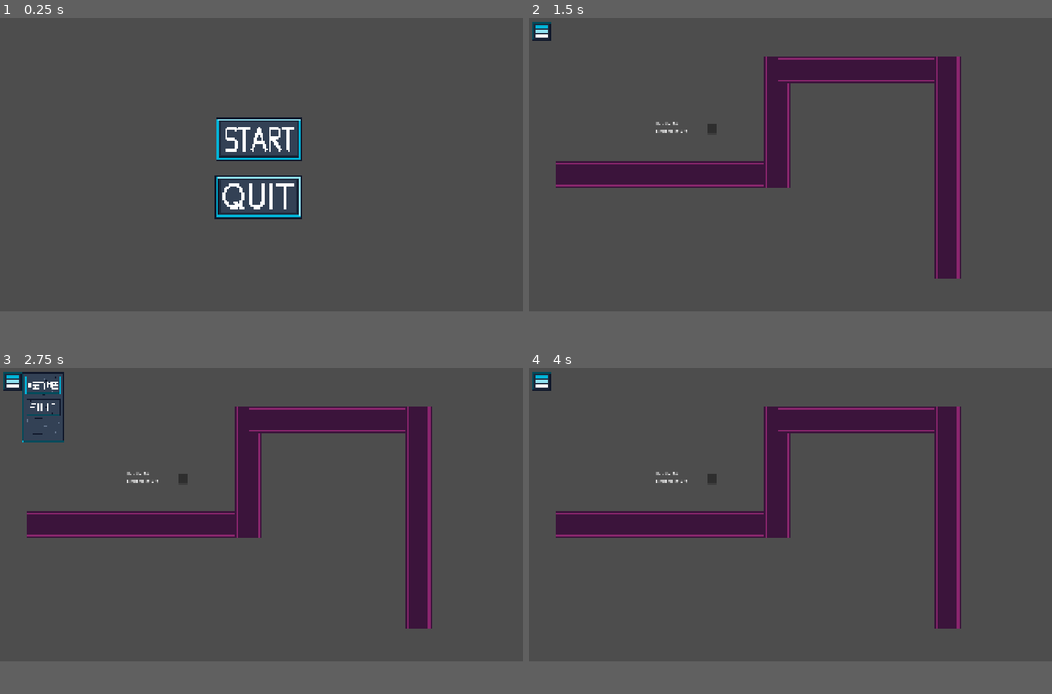
Above: before the commit, frames 1-4 (two rows, left to right).
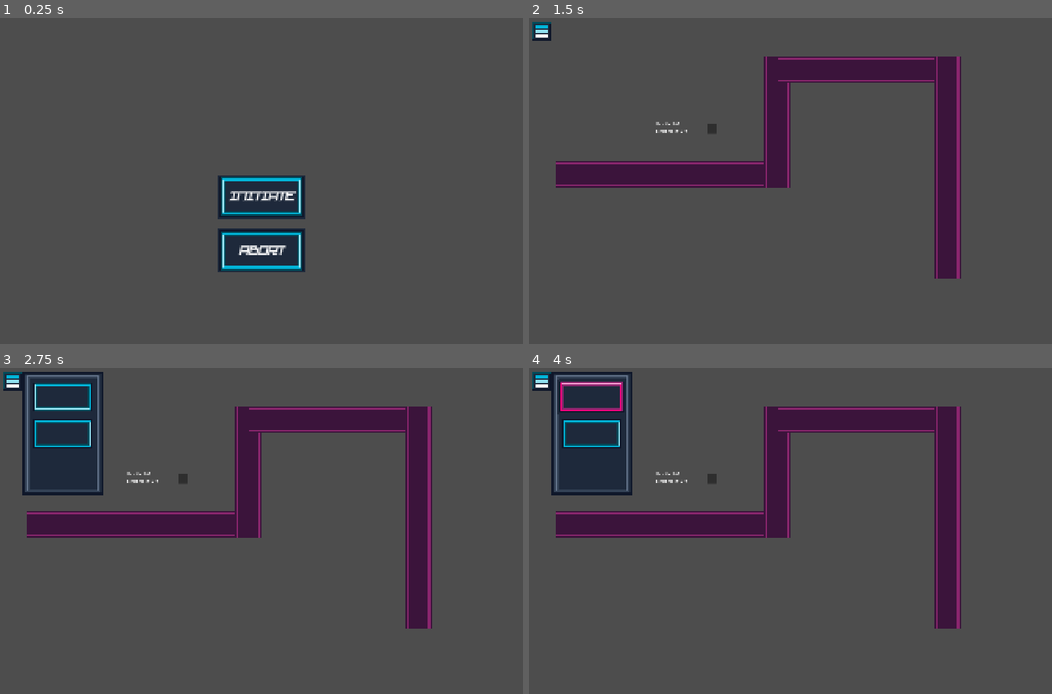
Above: after the commit, the same moments.

Repository: JanuV08/TD
Game: Godot game, scene res://Scenes/main_menu.tscn
Same seed, same stepped clock (60 frames per second), same inputs: the game is played once before the commit and once after it.
Inputs (mouse positions are in pixels of both pictures, inside the frame that each line leads up to; where the layout moved, square brackets give the same spot in the first picture):
- Up to frame 1 (0.25 s): no input
- Up to frame 2 (1.5 s): click (790, 177) [790, 138] at 0.5 s; click (644, 106) [644, 115] at 1.25 s
- Up to frame 3 (2.75 s): click (10, 381) at 2 s
- Up to frame 4 (4 s): click (570, 384) at 2.77 s; click (591, 394) at 3.52 s
In our replay, the window is 800x450 before the commit and 800x500 after it. These sizes can differ from the game's own. Grey fills any space a smaller window leaves; there, only what the larger window draws over its background counts as a difference.

The runs differ from the first frame. In frame 1, 6.4% of the frame differs, in the area x 41-59%, y 30-78%; in frame 2, 0.2%; in frame 3, 5.8%; in frame 4, 6.1%.

Commit message:
v0.1.8

Diff:
--- a/Scenes/drop_down.tscn
+++ b/Scenes/drop_down.tscn
@@ -1,10 +1,10 @@
 [gd_scene format=3 uid="uid://srntnqprdk5g"]
 
 [ext_resource type="Script" uid="uid://d07sb4qgi3u4e" path="res://Scripts/drop_down.gd" id="1_6agol"]
-[ext_resource type="Texture2D" uid="uid://cowej1ujofcqj" path="res://assets/GUI/menu-button-icon.png" id="2_y7fiv"]
-[ext_resource type="Texture2D" uid="uid://l7yv7v4oq7t6" path="res://assets/GUI/menu-background.png" id="3_y7fiv"]
-[ext_resource type="Texture2D" uid="uid://4lhxnsiheubk" path="res://assets/GUI/menu-quit-button.png" id="4_y7fiv"]
-[ext_resource type="Texture2D" uid="uid://lq2ybipucl2r" path="res://assets/GUI/menu-settings-button.png" id="5_85cpj"]
+[ext_resource type="Texture2D" uid="uid://cowej1ujofcqj" path="res://assets/GUI/dropMenu/menu-button-icon.png" id="2_y7fiv"]
+[ext_resource type="Texture2D" uid="uid://l7yv7v4oq7t6" path="res://assets/GUI/dropMenu/menu-background.png" id="3_y7fiv"]
+[ext_resource type="Texture2D" uid="uid://bm46k4t65rihx" path="res://assets/GUI/mainMenu/main-menu-button-idle.png" id="4_667ev"]
+[ext_resource type="Texture2D" uid="uid://c5vdhbd2hn2ry" path="res://assets/GUI/main-menu-start-button-hover.png" id="5_y7fiv"]
 
 [node name="PauseMenu" type="CanvasLayer" unique_id=1427811714]
 script = ExtResource("1_6agol")
@@ -27,27 +27,48 @@
 visible = false
 layout_mode = 0
 offset_left = 67.0
-offset_right = 225.0
-offset_bottom = 256.0
+offset_right = 367.0
+offset_bottom = 450.0
 texture = ExtResource("3_y7fiv")
 
-[node name="ExitBtn" type="TextureButton" parent="TopBtn" unique_id=415281832]
+[node name="ExitBtn" type="TextureButton" parent="TopBtn/TextureRect" unique_id=415281832]
 visible = false
-layout_mode = 0
-offset_left = 82.0
-offset_top = 95.0
-offset_right = 210.0
-offset_bottom = 159.0
-texture_normal = ExtResource("4_y7fiv")
+layout_mode = 1
+anchors_preset = 8
+anchor_left = 0.5
+anchor_top = 0.5
+anchor_right = 0.5
+anchor_bottom = 0.5
+offset_left = -112.5
+offset_top = -57.5
+offset_right = 112.5
+offset_bottom = 57.5
+grow_horizontal = 2
+grow_vertical = 2
+texture_normal = ExtResource("4_667ev")
+texture_hover = ExtResource("5_y7fiv")
+ignore_texture_size = true
+stretch_mode = 0
 
-[node name="TextureButton" type="TextureButton" parent="TopBtn" unique_id=950070692]
+[node name="SettBtn" type="TextureButton" parent="TopBtn/TextureRect" unique_id=950070692]
 visible = false
-layout_mode = 0
-offset_left = 81.0
-offset_top = 14.0
-offset_right = 209.0
-offset_bottom = 78.0
-texture_normal = ExtResource("5_85cpj")
+layout_mode = 1
+anchors_preset = 5
+anchor_left = 0.5
+anchor_right = 0.5
+offset_left = -113.112915
+offset_top = 32.0
+offset_right = 111.887085
+offset_bottom = 147.0
+grow_horizontal = 2
+texture_normal = ExtResource("4_667ev")
+texture_hover = ExtResource("5_y7fiv")
+ignore_texture_size = true
+stretch_mode = 0
 
 [connection signal="pressed" from="TopBtn" to="." method="_on_top_btn_pressed"]
-[connection signal="pressed" from="TopBtn/ExitBtn" to="." method="_on_exit_btn_pressed"]
+[connection signal="mouse_entered" from="TopBtn/TextureRect/ExitBtn" to="." method="_on_exit_btn_mouse_entered"]
+[connection signal="mouse_exited" from="TopBtn/TextureRect/ExitBtn" to="." method="_on_exit_btn_mouse_exited"]
+[connection signal="pressed" from="TopBtn/TextureRect/ExitBtn" to="." method="_on_exit_btn_pressed"]
+[connection signal="mouse_entered" from="TopBtn/TextureRect/SettBtn" to="." method="_on_sett_btn_mouse_entered"]
+[connection signal="mouse_exited" from="TopBtn/TextureRect/SettBtn" to="." method="_on_sett_btn_mouse_exited"]
--- /dev/null
+++ b/Scenes/end_menu.tscn
@@ -0,0 +1,59 @@
+[gd_scene format=3 uid="uid://bse0idb57tyit"]
+
+[ext_resource type="Script" uid="uid://cg4g5gbbmwlhb" path="res://Scripts/end_menu.gd" id="1_wrsnd"]
+[ext_resource type="Texture2D" uid="uid://cm4sayxgsj61u" path="res://assets/GUI/endMenu/end-menu-won.png" id="2_rrpri"]
+[ext_resource type="FontFile" uid="uid://c2edt1vtldka5" path="res://assets/fonts/midnight-letters.italic.ttf" id="3_e214x"]
+
+[node name="end_menu" type="Control" unique_id=1196709590]
+visible = false
+layout_mode = 3
+anchors_preset = 15
+anchor_right = 1.0
+anchor_bottom = 1.0
+grow_horizontal = 2
+grow_vertical = 2
+script = ExtResource("1_wrsnd")
+
+[node name="ColorRect" type="ColorRect" parent="." unique_id=55386379]
+layout_mode = 1
+anchors_preset = 15
+anchor_right = 1.0
+anchor_bottom = 1.0
+grow_horizontal = 2
+grow_vertical = 2
+color = Color(0, 0, 0, 0.5882353)
+
+[node name="TextureRect" type="TextureRect" parent="." unique_id=964539029]
+layout_mode = 1
+anchors_preset = 8
+anchor_left = 0.5
+anchor_top = 0.5
+anchor_right = 0.5
+anchor_bottom = 0.5
+offset_left = -402.0
+offset_top = -201.0
+offset_right = 402.0
+offset_bottom = 201.0
+grow_horizontal = 2
+grow_vertical = 2
+pivot_offset = Vector2(160, 320)
+texture = ExtResource("2_rrpri")
+
+[node name="Label" type="Label" parent="TextureRect" unique_id=603441350]
+layout_mode = 1
+anchors_preset = 8
+anchor_left = 0.5
+anchor_top = 0.5
+anchor_right = 0.5
+anchor_bottom = 0.5
+offset_left = -332.0
+offset_top = -87.0
+offset_right = 333.0
+offset_bottom = -21.0
+grow_horizontal = 2
+grow_vertical = 2
+theme_override_fonts/font = ExtResource("3_e214x")
+theme_override_font_sizes/font_size = 48
+text = "SECTOR CLEARED"
+horizontal_alignment = 1
+vertical_alignment = 1
--- a/Scenes/konec.tscn
+++ b/Scenes/konec.tscn
@@ -1,6 +1,7 @@
 [gd_scene format=3 uid="uid://b0xog2jy3oe6k"]
 
 [ext_resource type="Script" uid="uid://iksrqt6lyl6x" path="res://Scripts/konec.gd" id="1_e83gx"]
+[ext_resource type="PackedScene" uid="uid://bse0idb57tyit" path="res://Scenes/end_menu.tscn" id="2_dpt7m"]
 
 [sub_resource type="RectangleShape2D" id="RectangleShape2D_lquwl"]
 size = Vector2(48, 18)
@@ -20,6 +21,10 @@
 dialog_text = "YOU LOST!"
 dialog_close_on_escape = false
 
+[node name="CanvasLayer" type="CanvasLayer" parent="." unique_id=795354766]
+
+[node name="end_menu" parent="CanvasLayer" unique_id=1196709590 instance=ExtResource("2_dpt7m")]
+
 [connection signal="body_entered" from="." to="." method="_on_body_entered"]
 [connection signal="canceled" from="GameOverDialog" to="." method="_on_game_over_dialog_canceled"]
 [connection signal="confirmed" from="GameOverDialog" to="." method="_on_game_over_dialog_confirmed"]
--- a/Scenes/main_menu.tscn
+++ b/Scenes/main_menu.tscn
@@ -1,41 +1,89 @@
 [gd_scene format=3 uid="uid://bdcc0xw23oamx"]
 
 [ext_resource type="Script" uid="uid://bbqvbkh1q8p0h" path="res://Scripts/main_menu.gd" id="1_06t4h"]
-[ext_resource type="Texture2D" uid="uid://c1r6mropg38v" path="res://assets/GUI/main-menu-start-button-idle.png" id="2_1ehe0"]
-[ext_resource type="Texture2D" uid="uid://cxcvn57vklv5f" path="res://assets/GUI/main-menu-start-button-hover.png" id="3_ce3w2"]
-[ext_resource type="Texture2D" uid="uid://d1lorpqrsu25w" path="res://assets/GUI/main-menu-quit-button-idle.png" id="4_n45e2"]
-[ext_resource type="Texture2D" uid="uid://c558nwstanw5j" path="res://assets/GUI/main-menu-quit-button-hover.png" id="5_opfnp"]
+[ext_resource type="Texture2D" uid="uid://bm46k4t65rihx" path="res://assets/GUI/mainMenu/main-menu-button-idle.png" id="2_opfnp"]
+[ext_resource type="Texture2D" uid="uid://c5vdhbd2hn2ry" path="res://assets/GUI/main-menu-start-button-hover.png" id="3_ce3w2"]
+[ext_resource type="FontFile" uid="uid://c2edt1vtldka5" path="res://assets/fonts/midnight-letters.italic.ttf" id="4_opfnp"]
 
 [node name="MainMenu" type="Control" unique_id=1862327775]
 layout_mode = 3
 anchors_preset = 15
 anchor_right = 1.0
 anchor_bottom = 1.0
+offset_top = 4.0
+offset_bottom = 4.0
 grow_horizontal = 2
 grow_vertical = 2
 script = ExtResource("1_06t4h")
 
 [node name="playBtn" type="TextureButton" parent="." unique_id=1705031711]
-layout_mode = 0
-offset_left = 791.0
-offset_top = 367.0
-offset_right = 1111.0
-offset_bottom = 527.0
-texture_normal = ExtResource("2_1ehe0")
+layout_mode = 1
+anchors_preset = 8
+anchor_left = 0.5
+anchor_top = 0.5
+anchor_right = 0.5
+anchor_bottom = 0.5
+offset_left = -160.0
+offset_top = -26.0
+offset_right = 160.0
+offset_bottom = 134.0
+grow_horizontal = 2
+grow_vertical = 2
+texture_normal = ExtResource("2_opfnp")
 texture_hover = ExtResource("3_ce3w2")
+texture_focused = ExtResource("3_ce3w2")
 ignore_texture_size = true
 stretch_mode = 0
 
+[node name="Label" type="Label" parent="playBtn" unique_id=1029483776]
+layout_mode = 1
+anchors_preset = 8
+anchor_left = 0.5
+anchor_top = 0.5
+anchor_right = 0.5
+anchor_bottom = 0.5
+offset_left = -132.5
+offset_top = -52.0
+offset_right = 132.5
+offset_bottom = 52.0
+grow_horizontal = 2
+grow_vertical = 2
+theme_override_fonts/font = ExtResource("4_opfnp")
+theme_override_font_sizes/font_size = 42
+text = "INITIATE"
+horizontal_alignment = 1
+vertical_alignment = 1
+
 [node name="quitBtn" type="TextureButton" parent="." unique_id=456502055]
 layout_mode = 0
-offset_left = 789.0
-offset_top = 579.0
-offset_right = 1109.0
-offset_bottom = 739.0
-texture_normal = ExtResource("4_n45e2")
-texture_hover = ExtResource("5_opfnp")
+offset_left = 800.0
+offset_top = 774.0
+offset_right = 1120.0
+offset_bottom = 934.0
+texture_normal = ExtResource("2_opfnp")
+texture_hover = ExtResource("3_ce3w2")
+texture_focused = ExtResource("3_ce3w2")
 ignore_texture_size = true
 stretch_mode = 0
+
+[node name="Label" type="Label" parent="quitBtn" unique_id=1105036172]
+layout_mode = 1
+anchors_preset = 8
+anchor_left = 0.5
+anchor_top = 0.5
+anchor_right = 0.5
+anchor_bottom = 0.5
+offset_left = -133.0
+offset_top = -52.0
+offset_right = 132.0
+offset_bottom = 52.0
+grow_horizontal = 2
+grow_vertical = 2
+theme_override_fonts/font = ExtResource("4_opfnp")
+theme_override_font_sizes/font_size = 42
+text = "ABORT"
+horizontal_alignment = 1
+vertical_alignment = 1
 
 [connection signal="mouse_entered" from="playBtn" to="." method="_on_play_btn_mouse_entered"]
 [connection signal="mouse_exited" from="playBtn" to="." method="_on_play_btn_mouse_exited"]
--- a/Scenes/map1.tscn
+++ b/Scenes/map1.tscn
@@ -1,9 +1,12 @@
 [gd_scene format=3 uid="uid://c662fvhooagka"]
 
 [ext_resource type="Script" uid="uid://d1kl42aasr1ty" path="res://Scripts/map_1.gd" id="1_4pqaf"]
-[ext_resource type="Texture2D" uid="uid://bq2tleklc1ll1" path="res://assets/GUI/level-select-1-idle.png" id="2_d3x0h"]
-[ext_resource type="Texture2D" uid="uid://dv0166evar15t" path="res://assets/GUI/level-select-1-hover.png" id="3_xgpx1"]
-[ext_resource type="Texture2D" uid="uid://cvt6lcuo2mff4" path="res://assets/GUI/level-select-1-completed.png" id="4_xgpx1"]
+[ext_resource type="Texture2D" uid="uid://bq2tleklc1ll1" path="res://assets/GUI/levelSelect/level-select-1-idle.png" id="2_d3x0h"]
+[ext_resource type="Texture2D" uid="uid://dv0166evar15t" path="res://assets/GUI/levelSelect/level-select-1-hover.png" id="3_xgpx1"]
+[ext_resource type="Texture2D" uid="uid://cvt6lcuo2mff4" path="res://assets/GUI/levelSelect/level-select-1-completed.png" id="4_xgpx1"]
+[ext_resource type="Texture2D" uid="uid://buxh50tjhgt2x" path="res://assets/GUI/levelSelect/level-select-2-idle.png" id="5_73eik"]
+[ext_resource type="Texture2D" uid="uid://b6a0unp343s3n" path="res://assets/GUI/levelSelect/level-select-2-hover.png" id="6_wouuh"]
+[ext_resource type="Texture2D" uid="uid://dgvfy8po0oxsy" path="res://assets/GUI/levelSelect/level-select-2-completed.png" id="7_jemul"]
 
 [node name="Control" type="Control" unique_id=363545599]
 layout_mode = 3
@@ -26,12 +29,17 @@
 ignore_texture_size = true
 stretch_mode = 0
 
-[node name="lvl2Btn" type="Button" parent="." unique_id=225034791]
+[node name="lvl2Btn" type="TextureButton" parent="." unique_id=934986800]
 layout_mode = 0
 offset_left = 615.0
 offset_top = 289.0
 offset_right = 759.0
 offset_bottom = 433.0
+texture_normal = ExtResource("5_73eik")
+texture_hover = ExtResource("6_wouuh")
+texture_disabled = ExtResource("7_jemul")
+ignore_texture_size = true
+stretch_mode = 0
 
 [node name="Button3" type="Button" parent="." unique_id=1518989396]
 layout_mode = 0
--- a/Scripts/canvas_layer.gd
+++ b/Scripts/canvas_layer.gd
@@ -1,11 +1,7 @@
 extends CanvasLayer
-
 
 func _on_top_btn_pressed() -> void:
 	$TopBtn/DropdownPanel.visible = !$TopBtn/DropdownPanel.visible
 
-func _on_set_btn_pressed() -> void:
-	pass
-
 func _on_exit_btn_pressed() -> void:
 	get_tree().change_scene_to_file("res://main_menu.tscn")
--- a/Scripts/drop_down.gd
+++ b/Scripts/drop_down.gd
@@ -1,8 +1,8 @@
 extends CanvasLayer
 
 @onready var top_btn: TextureButton = $TopBtn
-@onready var exit_btn: TextureButton = $TopBtn/ExitBtn
-@onready var settings_btn: TextureButton = $TopBtn/TextureButton
+@onready var exit_btn: TextureButton = $TopBtn/TextureRect/ExitBtn
+@onready var settings_btn: TextureButton = $TopBtn/TextureRect/SettBtn
 @onready var background: TextureRect = $TopBtn/TextureRect
 
 func _on_top_btn_pressed() -> void:
@@ -10,6 +10,27 @@
 	exit_btn.visible = !exit_btn.visible
 	settings_btn.visible = !settings_btn.visible
 
+func _unhandled_input(event: InputEvent) -> void:
+	if event.is_action_pressed("ui_cancel"):
+		background.visible = !background.visible
+		exit_btn.visible = !exit_btn.visible
+		settings_btn.visible = !settings_btn.visible
+
+func _ready() -> void:
+	exit_btn.pivot_offset = exit_btn.size / 2
+	settings_btn.pivot_offset = settings_btn.size / 2
+
+func _on_exit_btn_mouse_entered() -> void:
+	exit_btn.scale = Vector2(1.1,1.1)
+
+func _on_exit_btn_mouse_exited() -> void:
+	exit_btn.scale = Vector2(1.0,1.0)
+
+func _on_sett_btn_mouse_entered() -> void:
+	settings_btn.scale = Vector2(1.1,1.1)
+
+func _on_sett_btn_mouse_exited() -> void:
+	settings_btn.scale = Vector2(1.0,1.0)
 
 func _on_exit_btn_pressed() -> void:
 	get_tree().change_scene_to_file("res://Scenes/main_menu.tscn")
--- /dev/null
+++ b/Scripts/end_menu.gd
@@ -0,0 +1,7 @@
+extends Control
+
+#func _process(_delta: float) -> void:
+	#if Global.levelWon:
+	#	$TextureRect/Label.text = "You won"
+	#else:
+	#	$TextureRect/Label.text = "You lost"
--- a/Scripts/global.gd
+++ b/Scripts/global.gd
@@ -6,4 +6,6 @@
 var level: int
 var enemiesKilled: int = 0
 var enemiesSpawned: int
+var levelWon = false
 var lvl1Completed = false
+var lvl2Completed = false
--- a/Scripts/konec.gd
+++ b/Scripts/konec.gd
@@ -1,4 +1,6 @@
 extends Area2D
+
+@onready var viewport_size: Vector2 = get_viewport_rect().size
 
 func _on_game_over_dialog_confirmed() -> void:
 	get_tree().paused = false
@@ -9,15 +11,13 @@
 	get_tree().change_scene_to_file("res://Scenes/main_menu.tscn")
 
 func _process(_delta: float) -> void:
-	if Global.health == 0:
-		$GameOverDialog.popup_centered()
-		$GameOverDialog.visible = true
-		Global.lvl1Completed = false
-
-	elif Global.enemiesKilled == Global.enemiesSpawned && Global.health != 0:
-		$GameOverDialog.popup_centered()
-		$GameOverDialog.visible = true
-		Global.lvl1Completed = true
+	if Global.enemiesKilled == Global.enemiesSpawned && Global.health != 0:
+		Global.levelWon = true
+		if Global.level	== 1:
+			Global.lvl1Completed = true
+		if Global.level == 2:
+			Global.lvl2Completed = true
+		$CanvasLayer/end_menu.visible = true
 
 
 func _on_body_entered(body: Node2D) -> void:
--- a/Scripts/main.gd
+++ b/Scripts/main.gd
@@ -3,6 +3,8 @@
 var enemy_scene: PackedScene = preload("res://Scenes/enemy.tscn")
 var enemyLVL2_scene: PackedScene = preload("res://Scenes/enemyLVL2.tscn")
 var path_script: Script = preload("res://Scripts/path_follow_2d.gd")
+
+
 
 func _ready() -> void:
 	Global.enemyCount = 0
@@ -44,6 +46,7 @@
 				await get_tree().create_timer(0.5).timeout
 			spawnLVL2()
 		2:
+			Global.enemiesSpawned = 5
 			spawn()
 			await get_tree().create_timer(0.5).timeout
 			spawnLVL2()
--- a/Scripts/map_1.gd
+++ b/Scripts/map_1.gd
@@ -1,13 +1,19 @@
 extends Control
 
 @onready var lvl1Btn: TextureButton = $lvl1Btn
-@onready var lvl2Btn: Button = $lvl2Btn
+@onready var lvl2Btn: TextureButton = $lvl2Btn
+
+func _unhandled_input(event: InputEvent) -> void:
+	if event.is_action_pressed("ui_cancel"):
+		get_tree().change_scene_to_file("res://Scenes/main_menu.tscn")
 
 func _ready() -> void:
 	lvl1Btn.pivot_offset = lvl1Btn.size / 2
 	lvl2Btn.pivot_offset = lvl2Btn.size / 2
 	if Global.lvl1Completed == true:
 		$lvl1Btn.disabled = true
+	if Global.lvl2Completed == true:
+		$lvl2Btn.disabled = true
 
 #Button for level 1
 func _on_lvl_1_btn_pressed() -> void:
@@ -15,7 +21,7 @@
 	Global.level = 1
 	Global.enemiesSpawned = 5
 	Global.enemiesKilled = 0
-	Global.health = 30
+	Global.health = 100
 
 func _on_lvl_1_btn_mouse_entered() -> void:
 	lvl1Btn.scale = Vector2(1.1,1.1)
@@ -27,11 +33,10 @@
 #Button for level2
 func _on_lvl_2_btn_pressed() -> void:
 	get_tree().change_scene_to_file("res://Scenes/main.tscn")
-
 	Global.level = 2
 	Global.enemiesSpawned = 5
 	Global.enemiesKilled = 0
-	Global.health = 100
+	Global.health = 30
 
 func _on_lvl_2_btn_mouse_entered() -> void:
 	lvl2Btn.scale = Vector2(1.1,1.1)
--- a/project.godot
+++ b/project.godot
@@ -21,8 +21,8 @@
 [display]
 
 window/size/viewport_width=1920
-window/size/viewport_height=1080
-window/size/mode=2
+window/size/viewport_height=1200
+window/size/mode=3
 window/stretch/mode="canvas_items"
 
 [physics]
Not shown, added: Scripts/end_menu.gd.uid
Binary file added: assets/GUI/dropMenu/menu-background.png
Not shown, added: assets/GUI/dropMenu/menu-background.png.import
Renamed: assets/GUI/menu-button-icon.png -> assets/GUI/dropMenu/menu-button-icon.png
Not shown, changed: assets/GUI/dropMenu/menu-button-icon.png.import
Renamed: assets/GUI/menu-quit-button.png -> assets/GUI/dropMenu/menu-quit-button.png
Not shown, changed: assets/GUI/dropMenu/menu-quit-button.png.import
Renamed: assets/GUI/menu-settings-button.png -> assets/GUI/dropMenu/menu-settings-button.png
Not shown, changed: assets/GUI/dropMenu/menu-settings-button.png.import
Binary file added: assets/GUI/endMenu/end-menu-background.png
Not shown, changed: assets/GUI/endMenu/end-menu-background.png.import
Binary file added: assets/GUI/endMenu/end-menu-won.png
(and 29 more such lines)
